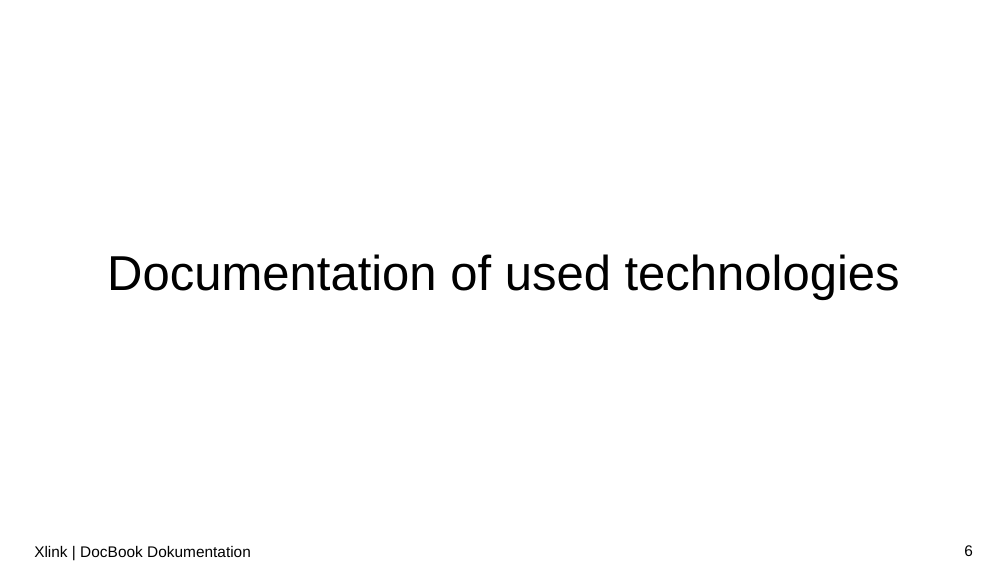
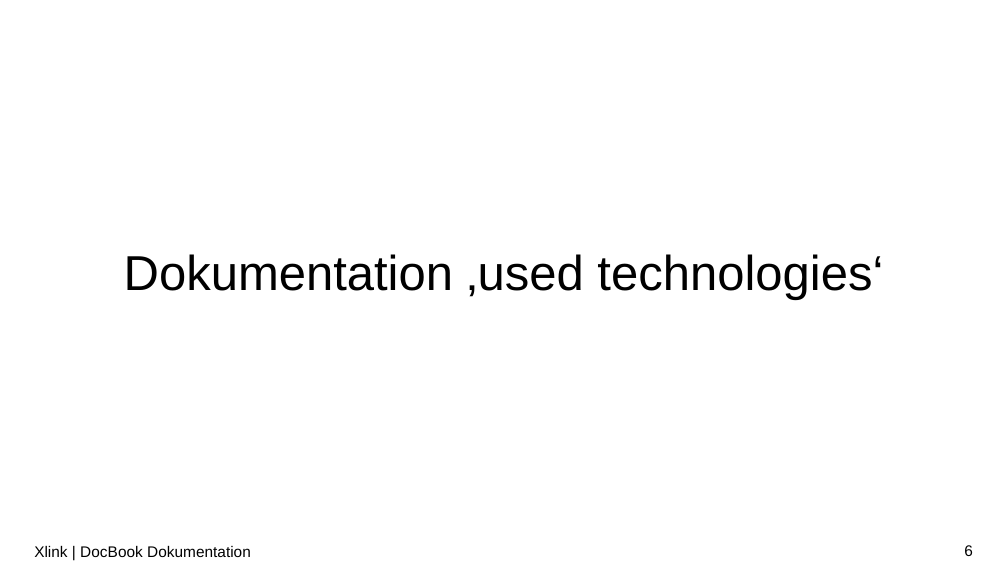
Before and after one commit to LorenzoBrazzi-zz/XML_Praktikum, a slide deck: slide 6 of Präsentationen/PP_notenbonus.pptx. Drawn at 1008x567 pixels with LibreOffice and Linux fonts; fonts in the diff are those of the drawing; background and template pictures are left out. Boxes give left, top, right and bottom in pixels: in the first picture for what was removed or moved away, otherwise in the second. Text is boxed around its words. In the diff, an @@ line names an element or a change of style, - is before the commit and + after.

```diff
--- a/Präsentationen/PP_notenbonus.pptx
+++ b/Präsentationen/PP_notenbonus.pptx
@@ title at [124, 254, 883, 300]: text changed @@
-Documentation of used technologies
+Dokumentation ‚used technologies‘
```
Also in this commit, not shown: 1 other slide changed.
